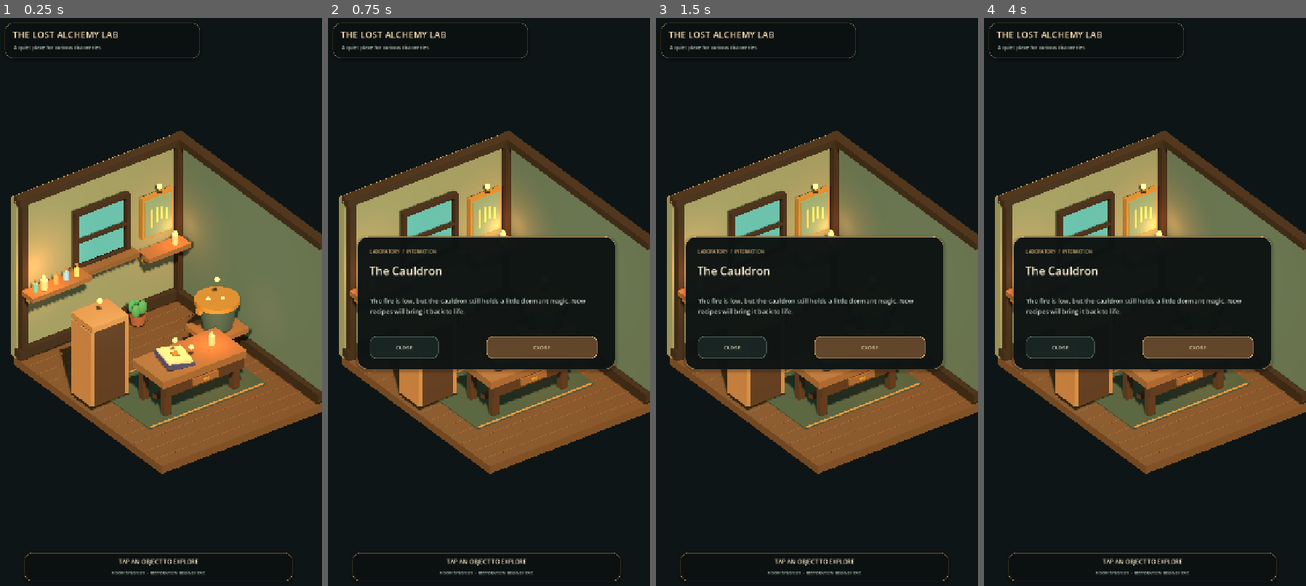
Above: before the commit, frames 1-4 (left to right).
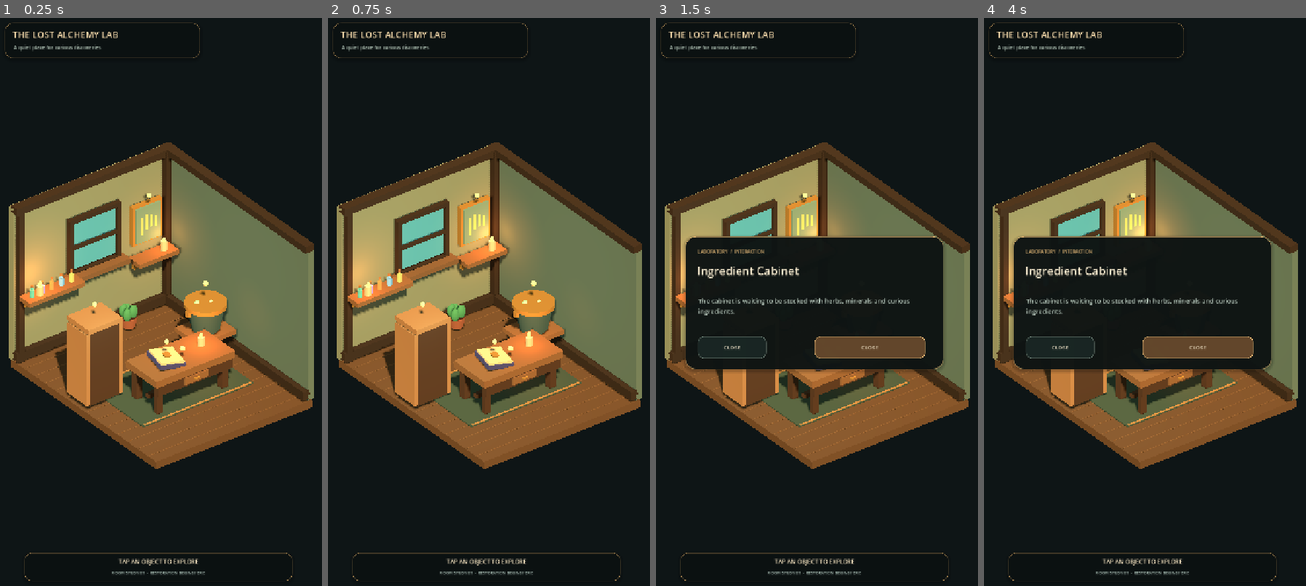
Above: after the commit, the same moments.

Repository: Kryodo/spell-sort-game
Game: Godot game, scene res://scenes/lab_room_prototype.tscn
Same seed, same stepped clock (60 frames per second), same inputs: the game is played once before the commit and once after it.
Inputs (mouse positions are in pixels of both pictures, inside the frame that each line leads up to):
- Up to frame 1 (0.25 s): no input
- Up to frame 2 (0.75 s): tap Enter at 0.5 s; move the mouse to (559, 273) at 0.52 s; click (559, 273) at 0.67 s
- Up to frame 3 (1.5 s): tap Space at 1.25 s; drag from (749, 330) to (797, 421) at 1.27 s
- Up to frame 4 (4 s): tap Enter at 2, 3.5 s; move the mouse to (1173, 177) at 2.02 s; click (1173, 177) at 2.17 s; tap Space at 2.75 s; drag from (1125, 421) to (1045, 216) at 2.77 s; move the mouse to (1241, 392) at 3.52 s; click (1241, 392) at 3.67 s

The runs differ from the first frame. In frame 1, 18% of the frame differs, in the area x 2-100%, y 19-81%; in frame 2, 30%; in frame 3, 12%; in frame 4, 12%.

Commit message:
Give the diagonal room view a little more framing clearance

Diff:
--- a/scripts/lab_room_prototype.gd
+++ b/scripts/lab_room_prototype.gd
@@ -57,12 +57,12 @@
 	_camera.projection = Camera3D.PROJECTION_ORTHOGONAL
 	# View into the open front-left corner, looking diagonally across both interior walls.
 	# The wider orthographic frame compensates for the portrait viewport.
-	_camera.size = 15.5
+	_camera.size = 16.2
 	_camera.position = Vector3(-7.8, 10.5, 11.0)
 	_camera.near = 0.05
 	_camera.far = 60.0
 	add_child(_camera)
-	_camera.look_at(Vector3(0.15, 1.95, 0.0), Vector3.UP)
+	_camera.look_at(Vector3(0.45, 1.95, 0.0), Vector3.UP)
 	_camera.make_current()
 
 
